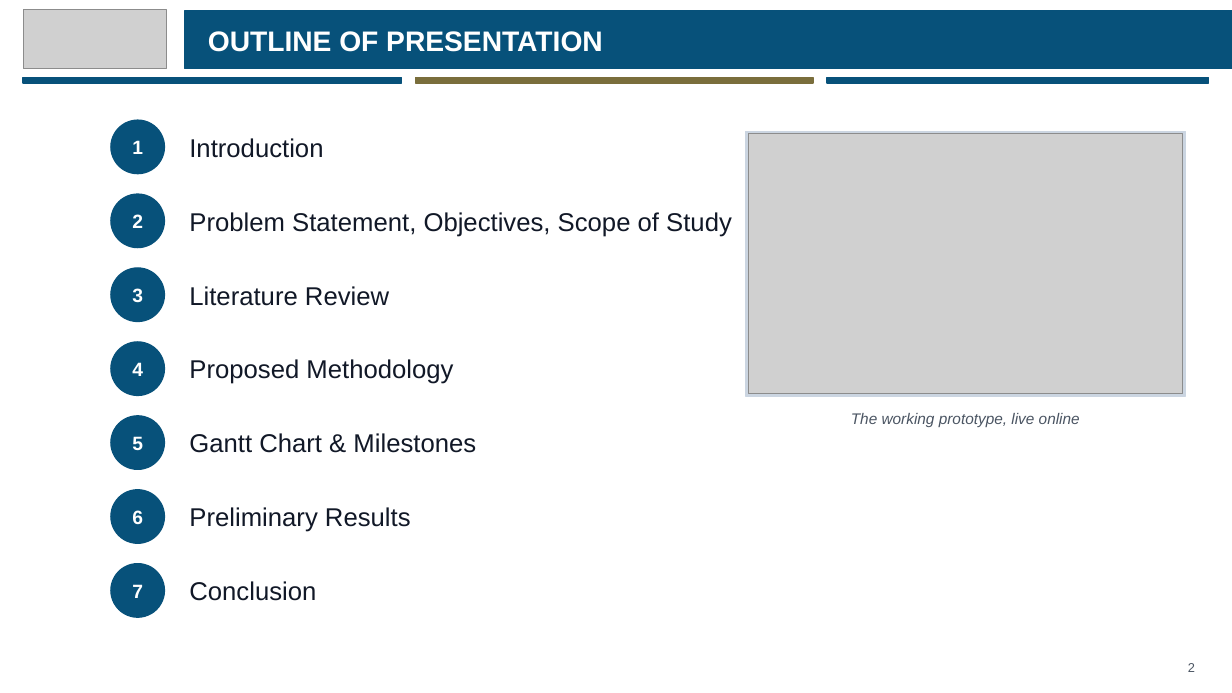
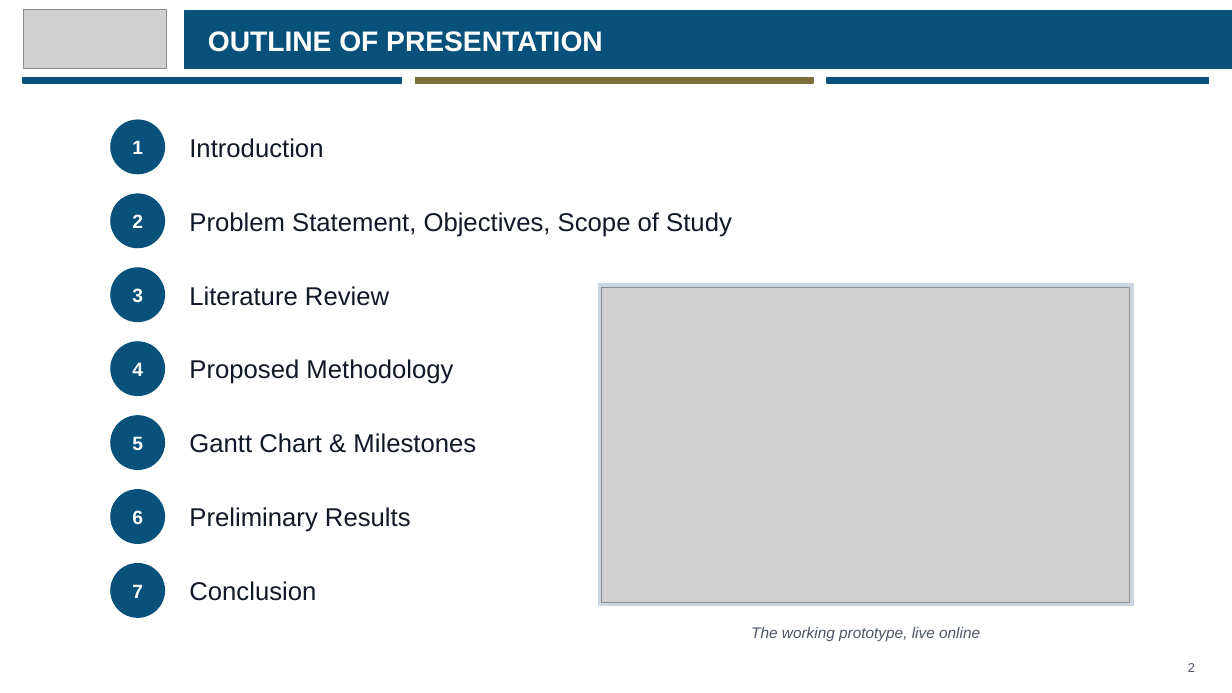
Before and after one commit to eusoffamir/Socratic-AI, a slide deck: slide 2 of docs/defence/Socratic AI Proposal Defence.pptx. Drawn at 1232x693 pixels with LibreOffice and Linux fonts; fonts in the diff are those of the drawing; grey boxes stand for pictures. Boxes give left, top, right and bottom in pixels: in the first picture for what was removed or moved away, otherwise in the second. Text is boxed around its words. In the diff, an @@ line names an element or a change of style, - is before the commit and + after.

```diff
--- a/docs/defence/Socratic AI Proposal Defence.pptx
+++ b/docs/defence/Socratic AI Proposal Defence.pptx
@@ rectangle: place and size @@
-rectangle at box(746, 131, 1186, 396)
+rectangle at box(599, 284, 1134, 606)
@@ picture: place and size @@
-picture at box(749, 134, 1183, 394)
+picture at box(602, 287, 1129, 603)
@@ text "The working prototype, live online": place and size @@
-text "The working prototype, live online" at box(851, 413, 1080, 427)
+text "The working prototype, live online" at box(751, 627, 980, 641)
```
Also in this commit, not shown: 12 other slides changed, 1 slide added, 2 other files.
